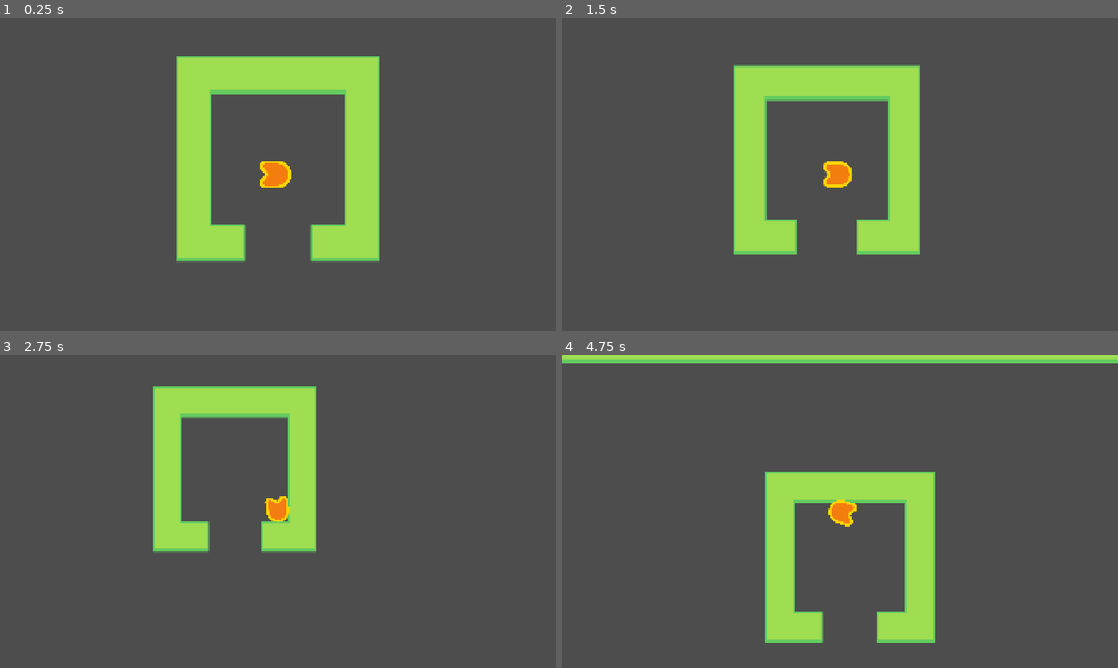
Above: before the commit, frames 1-4 (two rows, left to right).
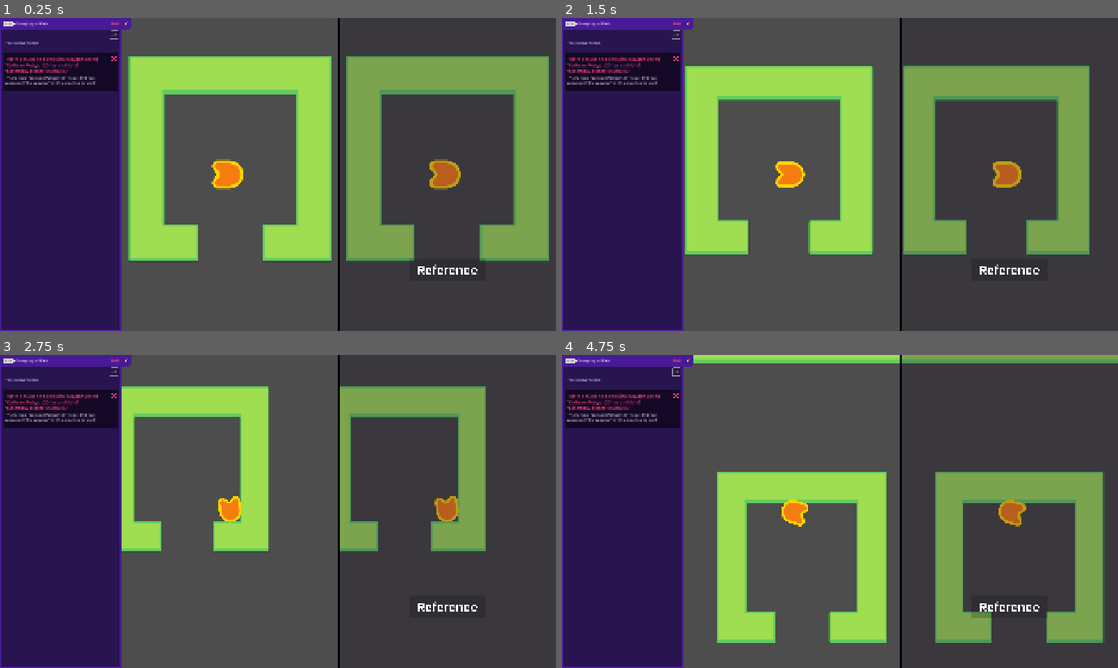
Above: after the commit, the same moments.

Repository: Shant12345/M9-Top-Down-Movement
Game: Godot game, scene res://practices/L4.P1.bumping_in_wall/bumping_in_walls.tscn
The game is run twice, just before and just after one commit, with the same random seed, the same clock (stepped at 60 frames per second) and the same inputs. Before the commit the project has no main scene; this scene is started directly in both runs.
Inputs (mouse positions are in pixels of both pictures, inside the frame that each line leads up to):
- Up to frame 1 (0.25 s): no input
- Up to frame 2 (1.5 s): click (689, 24) at 0.52 s; tap Enter at 1.25 s; move the mouse to (962, 158) at 1.27 s; hold Right (move_right) from 1.28 s (still down); tap Z at 1.35 s; click (962, 158) at 1.42 s
- Up to frame 3 (2.75 s): tap Space at 1.52, 2.27 s; move the mouse to (166, 527) at 2.02 s; release Right (move_right) at 2.03 s; hold Down (move_down) from 2.03 s (still down); tap Z at 2.1 s
- Up to frame 4 (4.75 s): move the mouse to (895, 442) at 2.77 s; release Down (move_down) at 2.78 s; hold Right (move_right) 2.78-3.53 s; tap Z at 2.85, 3.6, 4.35 s; move the mouse to (812, 574) at 3.52 s; hold Up (move_up) 3.53-4.28 s; click (812, 574) at 3.67 s; tap Space at 3.77, 4.52 s; move the mouse to (1006, 558) at 4.27 s; hold Left (move_left) from 4.28 s (still down)

The runs differ from the first frame. In frame 1, 50% of the frame differs, in the area x 0-99%, y 0-100%; in frame 2, 48%; in frame 3, 41%; in frame 4, 46%.

Commit message:
mid lesson4

Diff:
--- a/assets/practice_assets/practice_ship.gd
+++ b/assets/practice_assets/practice_ship.gd
@@ -2,17 +2,13 @@
 
 @onready var sprite_2d: Sprite2D = %Sprite2D
 @onready var camera_2d: Camera2D = %Camera2D
-
-## Closest possible value. Higher is closer
 @export var max_zoom_factor := 1.0
-## Farthest possible value. Lower is farther
 @export var min_zoom_factor := 0.7
-## Maximum speed attained by the ship
 @export var max_speed := 1000.0
 
 var direction := Vector2.ZERO
 
-func _physics_process(delta: float) -> void:
+func _physics_process(_delta: float) -> void:
 	direction = Input.get_vector("move_left", "move_right", "move_up", "move_down")
 	velocity = velocity.lerp(direction * max_speed, 0.05)
 	sprite_2d.rotation = velocity.angle()
--- /dev/null
+++ b/lessons/circuit.tscn
@@ -0,0 +1,20 @@
+[gd_scene load_steps=2 format=3 uid="uid://c6m5ktrjrtgba"]
+
+[ext_resource type="Texture2D" uid="uid://cyi426tkmrmjy" path="res://assets/circuit_obstacle.png" id="1_450v8"]
+
+[node name="Circuit" type="StaticBody2D"]
+
+[node name="Sprite2D" type="Sprite2D" parent="."]
+texture = ExtResource("1_450v8")
+
+[node name="CollisionPolygon2D" type="CollisionPolygon2D" parent="."]
+polygon = PackedVector2Array(-736, -704, 480, -704, 736, -448, 992, -448, 1216, -224, 1216, 416, 992, 640, 800, 640, 576, 416, 576, 32, 288, -256, -224, -256, -576, 32, -576, 416, -800, 640, -992, 640, -1216, 416, -1216, -224)
+
+[node name="CollisionPolygon2D2" type="CollisionPolygon2D" parent="."]
+polygon = PackedVector2Array(-1472, -288, -800, -960, 544, -960, 800, -704, 1056, -704, 1056, -1792, -1536, -1792)
+
+[node name="CollisionPolygon2D3" type="CollisionPolygon2D" parent="."]
+polygon = PackedVector2Array(736, 896, 1056, 896, 1472, 480, 1472, -256, 1056, -704, 1056, -1248, 2208, -1248, 2144, 1504, -1792, 1440, -1792, -288, -1472, -288, -1472, -288, -1472, 480, -1088, 896, -736, 896, -320, 480, -320, 160, -160, 0, 160, 0, 320, 480)
+
+[node name="CollisionPolygon2D4" type="CollisionPolygon2D" parent="."]
+polygon = PackedVector2Array(-1472, -288, -1472, -448, -1600, -352, -1600, -288)
--- /dev/null
+++ b/lessons/runner.gd
@@ -0,0 +1,36 @@
+extends CharacterBody2D
+
+@onready var skin: Sprite2D = $Skin
+
+const RUNNER_DOWN = preload("uid://c0i1ik45p7rhh")
+const RUNNER_DOWN_RIGHT = preload("uid://cst3aklarj68")
+const RUNNER_RIGHT = preload("uid://b4etxv4c5w1mq")
+const RUNNER_UP = preload("uid://dtrvq16cx035")
+const RUNNER_UP_RIGHT = preload("uid://c7x3s5c2r5l86")
+const UP_RIGHT = Vector2.UP + Vector2.RIGHT
+const UP_LEFT = Vector2.UP + Vector2.LEFT
+const DOWN_RIGHT = Vector2.DOWN + Vector2.RIGHT
+const DOWN_LEFT = Vector2.DOWN + Vector2.LEFT
+
+var max_speed := 600.0
+
+func _physics_process(_delta: float) -> void:
+	var direction := Input.get_vector("move_left", "move_right", "move_up", "move_down")
+	velocity = direction * max_speed
+	move_and_slide()
+
+	var direction_discrete := direction.sign()
+	match direction_discrete:
+		Vector2.RIGHT, Vector2.LEFT:
+			skin.texture = RUNNER_RIGHT
+		Vector2.UP:
+			skin.texture = RUNNER_UP
+		Vector2.DOWN:
+			skin.texture = RUNNER_DOWN
+		UP_RIGHT, UP_LEFT:
+			skin.texture = RUNNER_UP_RIGHT
+		DOWN_RIGHT, DOWN_LEFT:
+			skin.texture = RUNNER_DOWN_RIGHT
+
+	if direction_discrete.length() > 0:
+		skin.flip_h = direction.x < 0.0
--- /dev/null
+++ b/lessons/runner.tscn
@@ -0,0 +1,18 @@
+[gd_scene load_steps=4 format=3 uid="uid://bw7oebjpdt5r8"]
+
+[ext_resource type="Script" uid="uid://dvroxk1oq42wn" path="res://lessons/runner.gd" id="1_h1hi2"]
+[ext_resource type="Texture2D" uid="uid://c0i1ik45p7rhh" path="res://assets/runner_down.png" id="2_ipi7s"]
+
+[sub_resource type="CircleShape2D" id="CircleShape2D_f7b3c"]
+radius = 23.0
+
+[node name="Runner" type="CharacterBody2D"]
+motion_mode = 1
+script = ExtResource("1_h1hi2")
+
+[node name="Skin" type="Sprite2D" parent="."]
+texture = ExtResource("2_ipi7s")
+
+[node name="CollisionShape2D" type="CollisionShape2D" parent="."]
+position = Vector2(0, 39)
+shape = SubResource("CircleShape2D_f7b3c")
--- /dev/null
+++ b/lessons/simple_obstacle.tscn
@@ -0,0 +1,18 @@
+[gd_scene load_steps=3 format=3 uid="uid://bqyt66qognb6h"]
+
+[ext_resource type="Texture2D" uid="uid://bhl4rcp3uh84b" path="res://assets/simple_obstacle.svg" id="1_uln8b"]
+
+[sub_resource type="RectangleShape2D" id="RectangleShape2D_2i7i7"]
+size = Vector2(128, 115)
+
+[node name="SimpleObstacle" type="StaticBody2D"]
+z_index = -1
+
+[node name="Sprite2D" type="Sprite2D" parent="."]
+position = Vector2(0, 74)
+texture = ExtResource("1_uln8b")
+
+[node name="CollisionShape2D" type="CollisionShape2D" parent="."]
+position = Vector2(0, 74)
+shape = SubResource("RectangleShape2D_2i7i7")
+debug_color = Color(1, 0.77361184, 0.8919099, 0.41960785)
--- a/project.godot
+++ b/project.godot
@@ -1,11 +1,25 @@
+; Engine configuration file.
+; It's best edited using the editor UI and not directly,
+; since the parameters that go here are not all obvious.
+;
+; Format:
+;   [section] ; section goes between []
+;   param=value ; assign values to parameters
+
 config_version=5
 
 [application]
 
 config/name="M09. Top Down Movement (Workbook)"
+run/main_scene="uid://bw7oebjpdt5r8"
 config/features=PackedStringArray("4.5")
 run/max_fps=60
-config/icon="res://icon_top_down_movement.png"
+config/icon="res://assets/icon_top_down_movement.png"
+
+[autoload]
+
+UITestPanel="*res://addons/gdpractice/tester/ui_test_panel.tscn"
+Metadata="*res://addons/gdpractice/practice_solutions/metadata.gd"
 
 [display]
 
Renamed: icon_top_down_movement.png -> assets/icon_top_down_movement.png
Not shown, changed: assets/icon_top_down_movement.png.import
Not shown, added: lessons/runner.gd.uid
Not shown, added: practices/L2.P1.asteroid_field/moving_ship.gd.uid
Not shown, added: practices/L5.P1.smooth_game/smooth_ship.gd.uid
Not shown, added: practices/L8.P1.move_to_mouse/move_to_mouse.gd.uid
